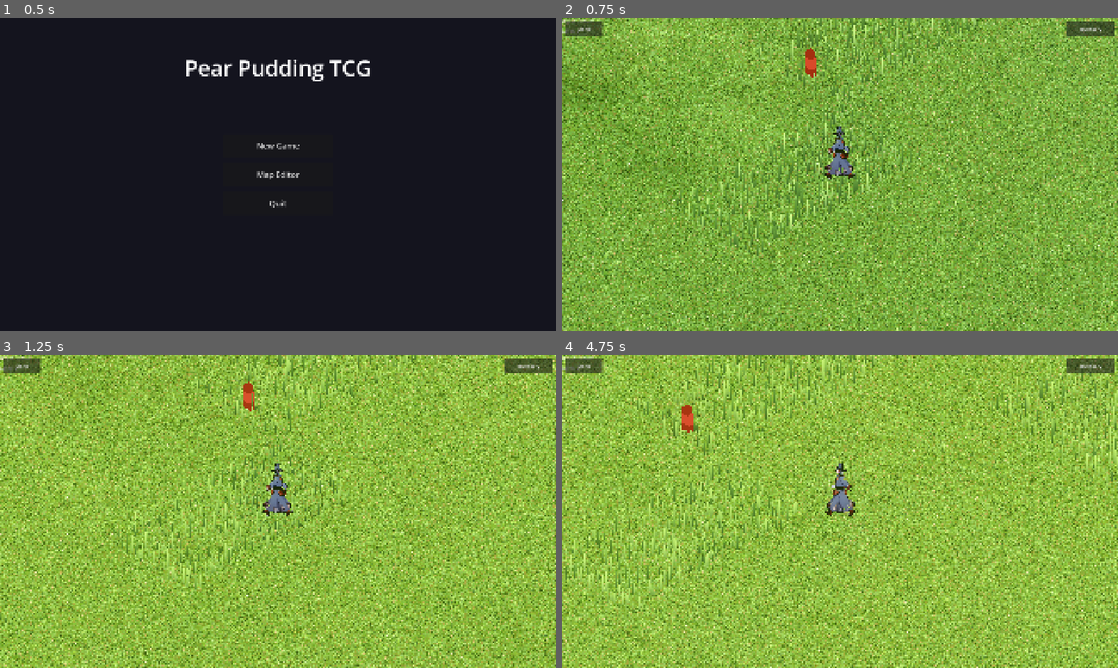
Above: before the commit, frames 1-4 (two rows, left to right).
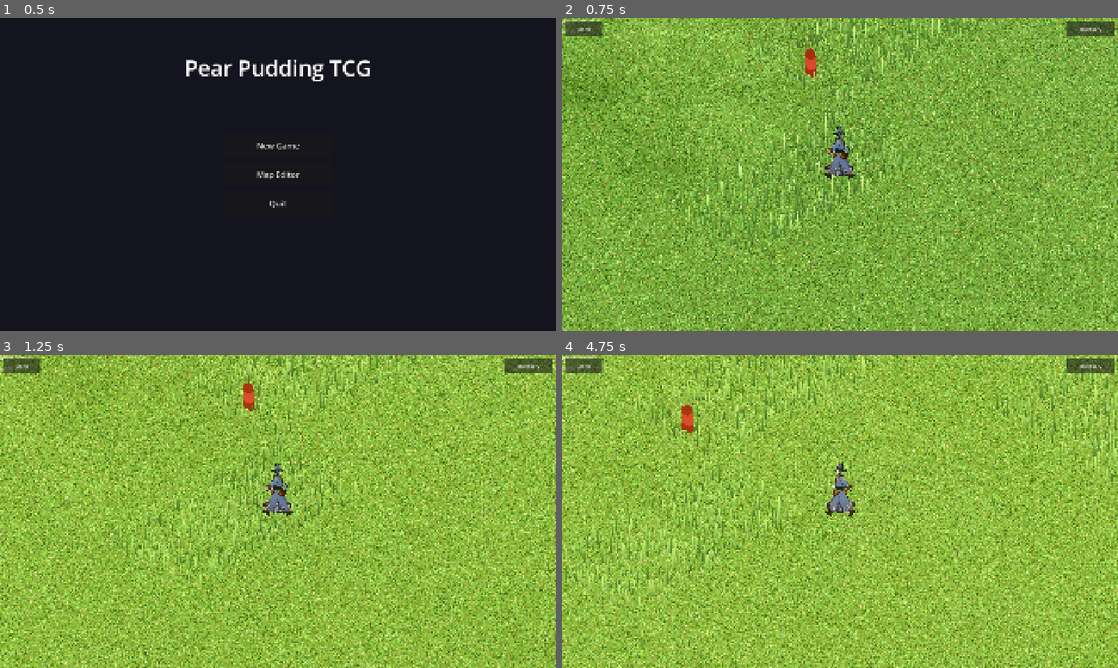
Above: after the commit, the same moments.

Repository: ChrisPauly97/pear-pudding-godot
Game: Godot game, scene res://scenes/ui/MenuScene.tscn
Same seed, same stepped clock (60 frames per second), same inputs: the game is played once before the commit and once after it.
Inputs (mouse positions are in pixels of both pictures, inside the frame that each line leads up to):
- Up to frame 1 (0.5 s): no input
- Up to frame 2 (0.75 s): click "New Game" at 0.5 s
- Up to frame 3 (1.25 s): no input
- Up to frame 4 (4.75 s): tap Enter at 1.25 s; move the mouse to (962, 495) at 1.27 s; hold D (move_right) 1.28-2 s; hold E (interact) 1.28-2 s; click (962, 495) at 1.42 s; tap Space (jump) at 1.52, 4.52 s; drag from (728, 527) to (812, 574) at 2.02 s; move the mouse to (895, 442) at 2.77 s; hold D (move_right) 2.78-3.5 s; tap 2 at 2.85 s; drag from (812, 574) to (673, 464) at 3.52 s; move the mouse to (1006, 558) at 4.27 s; hold A (move_left) from 4.28 s (still down); tap 4 at 4.35 s

Frame 1 is identical in both runs. In frame 2, 2.7% of the frame differs, in the area x 0-100%, y 0-100%; in frame 3, 3.2%; in frame 4, 3.8%.

Commit message:
Make grass wind uniform — gentle breeze with slow direction drift
Replace per-blade randomised wind (random phase, position-based wave,
random ripple) with a single global TIME-based sway shared by all blades.
Two overlapping sines (1.4 Hz and 0.38 Hz) give natural-feeling motion
without each blade acting independently. Wind direction rotates slowly
(±~20° over ~90 s) via a 0.07 Hz drift applied to the wind_direction
uniform, so the whole field shifts together like a real breeze.

https://claude.ai/code/session_016nUnXBjcRuWsaWANqTFwnd

Diff:
--- a/assets/shaders/grass_blade.gdshader
+++ b/assets/shaders/grass_blade.gdshader
@@ -34,19 +34,23 @@
 	vec3  root = MODEL_MATRIX[3].xyz;
 
 	// ---- Natural growth variation ----
-	// h1/h2 are reused below as wind phase and trample angle seeds.
+	// h1/h2 used only for static lean and trample direction below.
 	float h1 = hash(root.xz);
 	float h2 = hash(root.xz * 2.73 + vec2(19.3, 47.1));
 	VERTEX.x += (h1 - 0.5) * 0.10 * bend;
 	VERTEX.z += (h2 - 0.5) * 0.10 * bend;
 
 	// ---- Wind animation ----
-	float phase  = h1 * 6.2832;  // reuse h1 — already a stable per-blade random
-	float sway   = sin(TIME * 2.0 + phase + root.x * 0.4 + root.z * 0.25);
-	float gust   = sin(TIME * 0.65 + phase * 0.4) * 0.35 + 0.65;
-	float ripple = sin(TIME * 3.1 + phase * 0.7 + root.z * 0.6) * 0.15;
-	float wind_amt = wind_strength * (sway * gust + ripple) * bend;
-	vec2  wdir = normalize(wind_direction);
+	// Uniform breeze: all blades share the same TIME-based wave so the
+	// field moves as one. Two overlapping sines give gentle variation
+	// without per-blade randomness. Direction drifts slowly (~±20°).
+	float sway     = sin(TIME * 1.4) * 0.65 + sin(TIME * 0.38) * 0.35;
+	float wind_amt = wind_strength * sway * bend;
+	float drift    = sin(TIME * 0.07) * 0.35;
+	float cd = cos(drift); float sd = sin(drift);
+	vec2  wdir = normalize(vec2(
+		wind_direction.x * cd - wind_direction.y * sd,
+		wind_direction.x * sd + wind_direction.y * cd));
 	VERTEX.x += wdir.x * wind_amt;
 	VERTEX.z += wdir.y * wind_amt;
 
